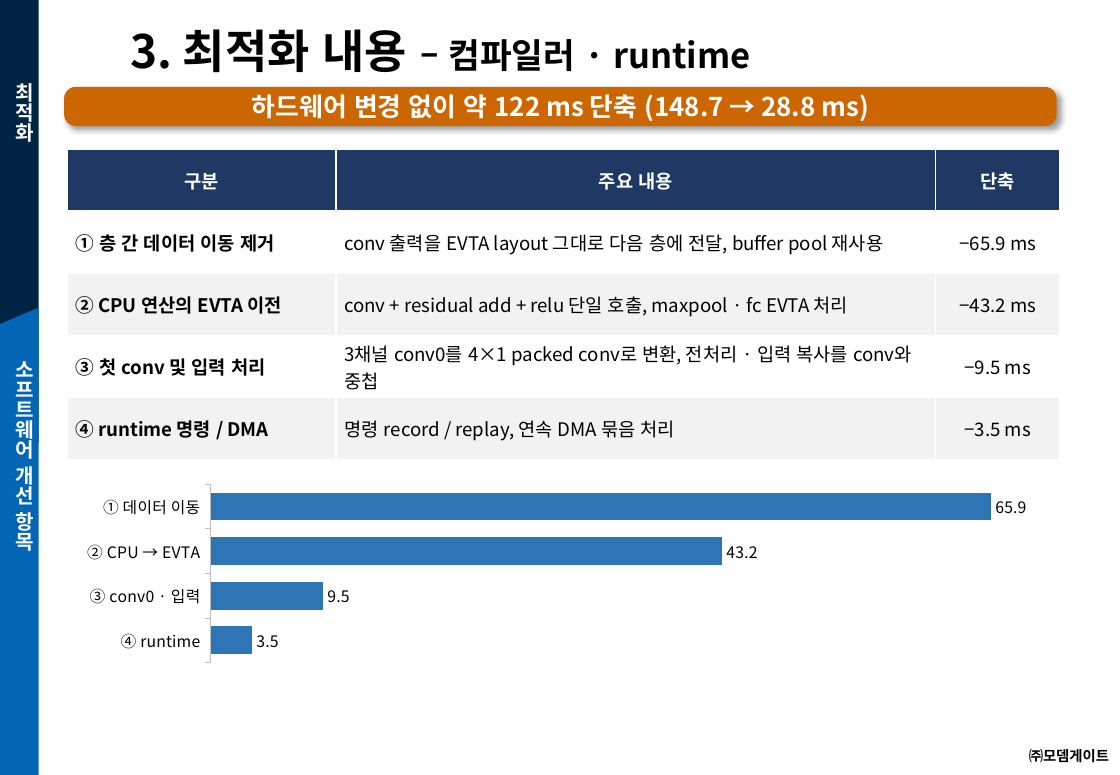
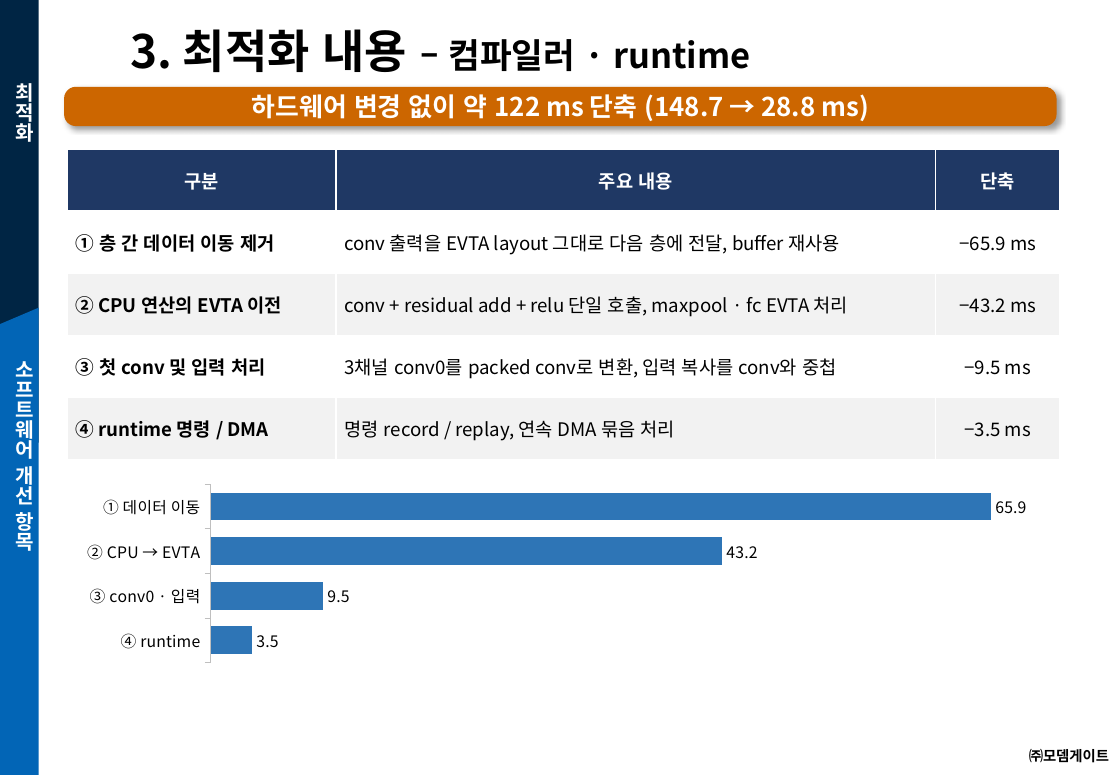
Before and after one commit to joungheo/nestc2_clion, a slide deck: slide 4 of docs/slides/resnet18_optimization_brief.pptx. Drawn at 1120x775 pixels with LibreOffice and Linux fonts; fonts in the diff are those of the drawing; background and template pictures are left out. Boxes give left, top, right and bottom in pixels: in the first picture for what was removed or moved away, otherwise in the second. Text is boxed around its words. In the diff, an @@ line names an element or a change of style, - is before the commit and + after.

```diff
--- a/docs/slides/resnet18_optimization_brief.pptx
+++ b/docs/slides/resnet18_optimization_brief.pptx
@@ table at box(67, 150, 1060, 460) @@
-row 2, column 2: conv 출력을 EVTA layout 그대로 다음 층에 전달, buffer pool 재사용
+row 2, column 2: conv 출력을 EVTA layout 그대로 다음 층에 전달, buffer 재사용
-row 4, column 2: 3채널 conv0를 4×1 packed conv로 변환, 전처리 · 입력 복사를 conv와 중첩
+row 4, column 2: 3채널 conv0를 packed conv로 변환, 입력 복사를 conv와 중첩
```
Also in this commit, not shown: 5 other slides changed, 2 slides added, 1 other file.
